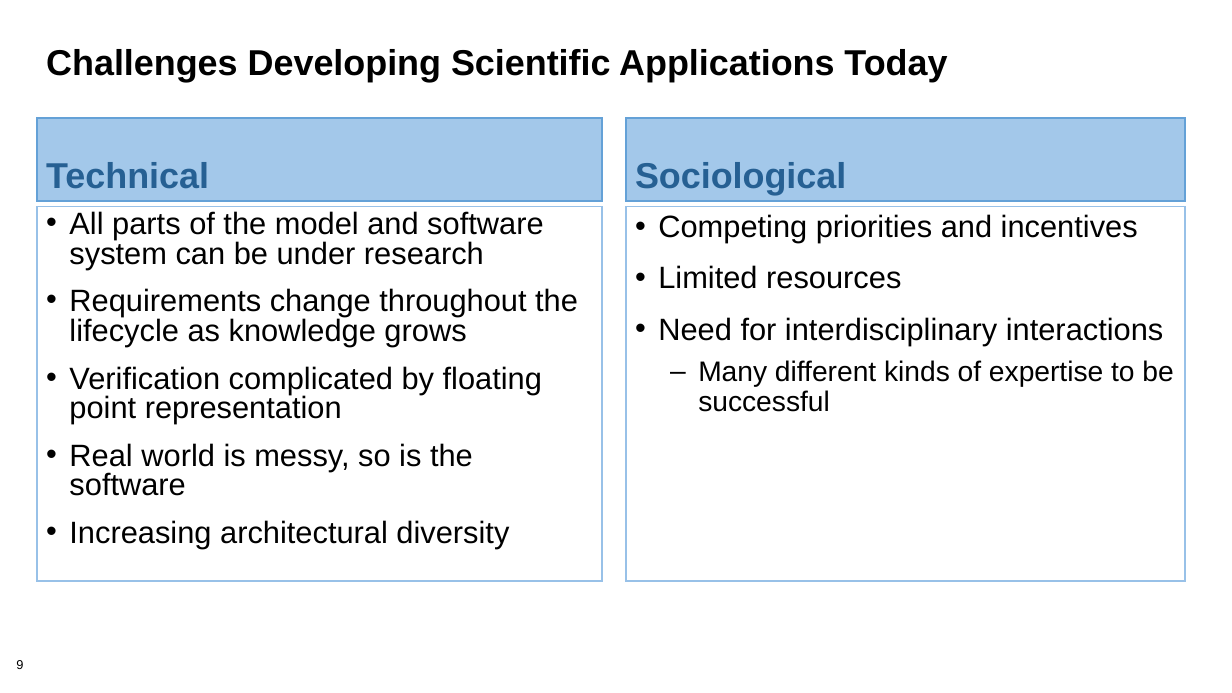
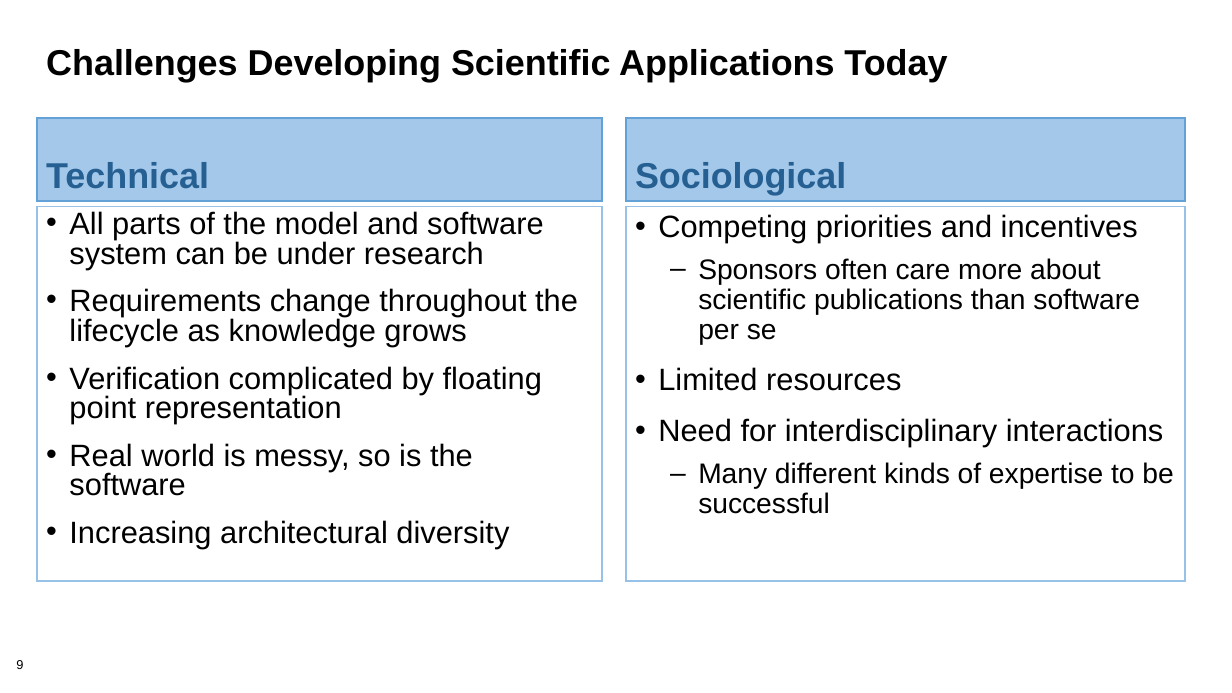
Before and after one commit to bssw-tutorial/presentations, a slide deck: slide 9 of 01-overview.pptx. Drawn at 1232x693 pixels with LibreOffice and Linux fonts; fonts in the diff are those of the drawing; background and template pictures are left out. Boxes give left, top, right and bottom in pixels: in the first picture for what was removed or moved away, otherwise in the second. Text is boxed around its words. In the diff, an @@ line names an element or a change of style, - is before the commit and + after.

```diff
--- a/01-overview.pptx
+++ b/01-overview.pptx
@@ text at [698, 258, 1139, 345]: paragraph added @@
+  – Sponsors often care more about scientific publications than software per se
```
Also in this commit, not shown: 5 other slides changed, 8 other files.
